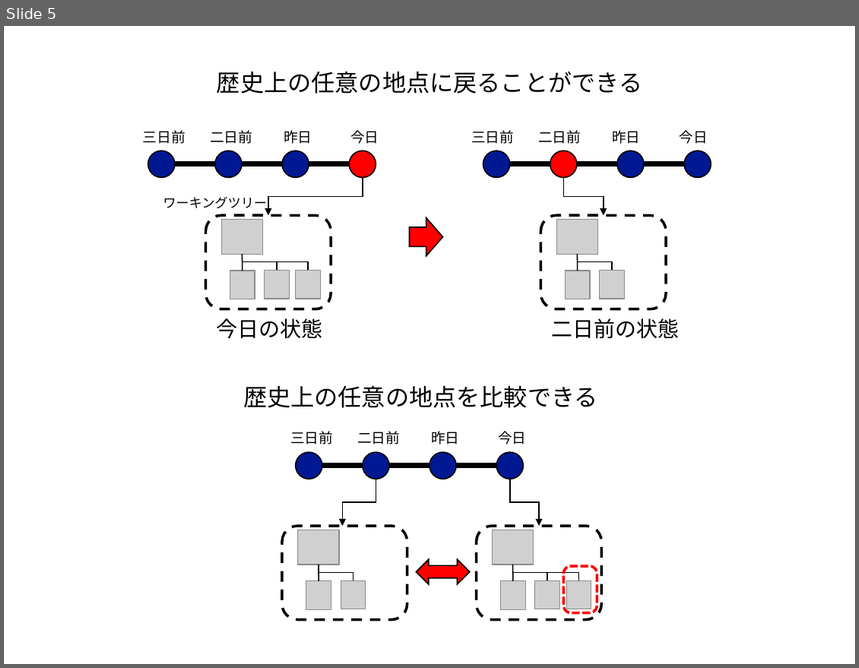
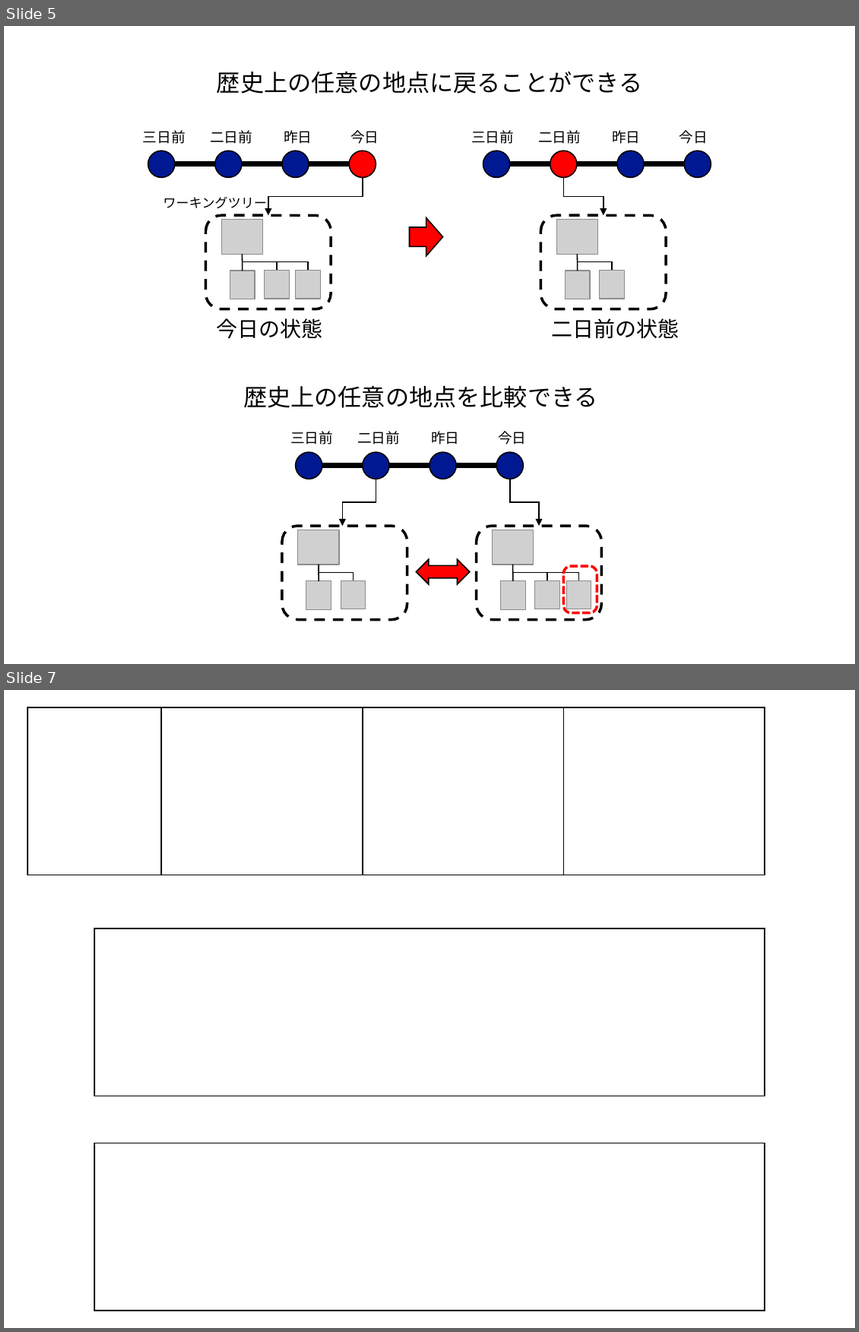
Before and after one commit to kaityo256/github, a slide deck: term/fig/fig.pptx. Shown one above the other, each under a label of ours: slide 5 before the commit, slides 5 and 7 after it; the slides between them are not shown. The pictures are 859x668 and 859x1332 pixels, drawn with LibreOffice and Linux fonts; fonts in the diff are those of the drawing; grey boxes stand for pictures. Boxes give left, top, right and bottom in pixels: in the first picture for what was removed or moved away, otherwise in the second. Text is boxed around its words. In the diff, an @@ line names an element or a change of style, - is before the commit and + after.

```diff
--- a/term/fig/fig.pptx
+++ b/term/fig/fig.pptx
@@ slide 7 added at (4,690,855,1328), background #FFFFFF @@
@@ rectangle added at (28,708,765,875), outline #000000 1 pt @@
@@ line added from (161, 708) to (161, 875), #000000 1 pt @@
@@ line added from (363, 708) to (363, 875), #000000 1 pt @@
@@ line added from (563, 708) to (563, 875), #000000 1 pt @@
@@ rectangle added at (94,929,764,1097), outline #000000 1 pt @@
@@ rectangle added at (94,1143,764,1310), outline #000000 1 pt @@
```
Also in this commit, not shown: 1 other slide added, 3 other files.
